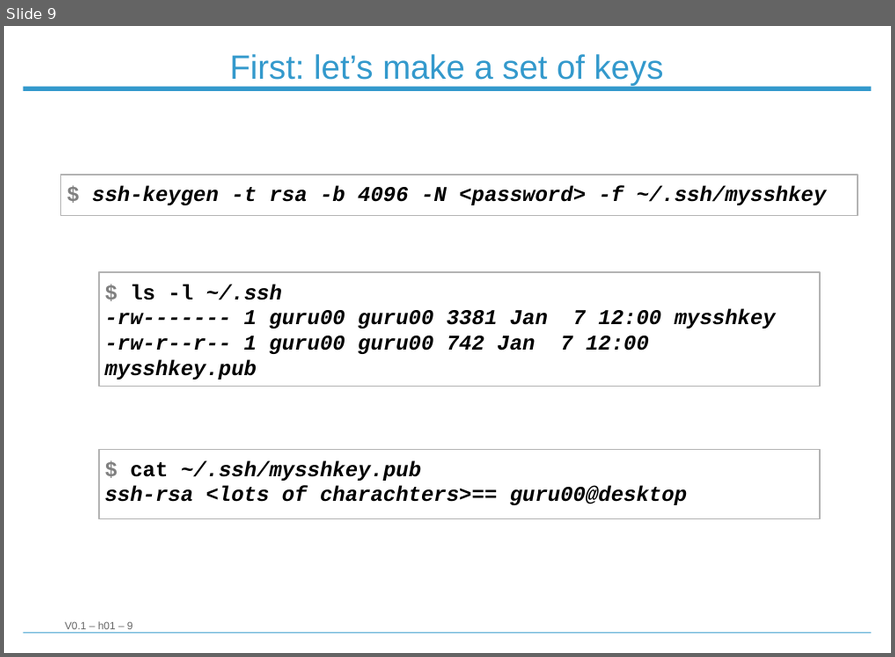
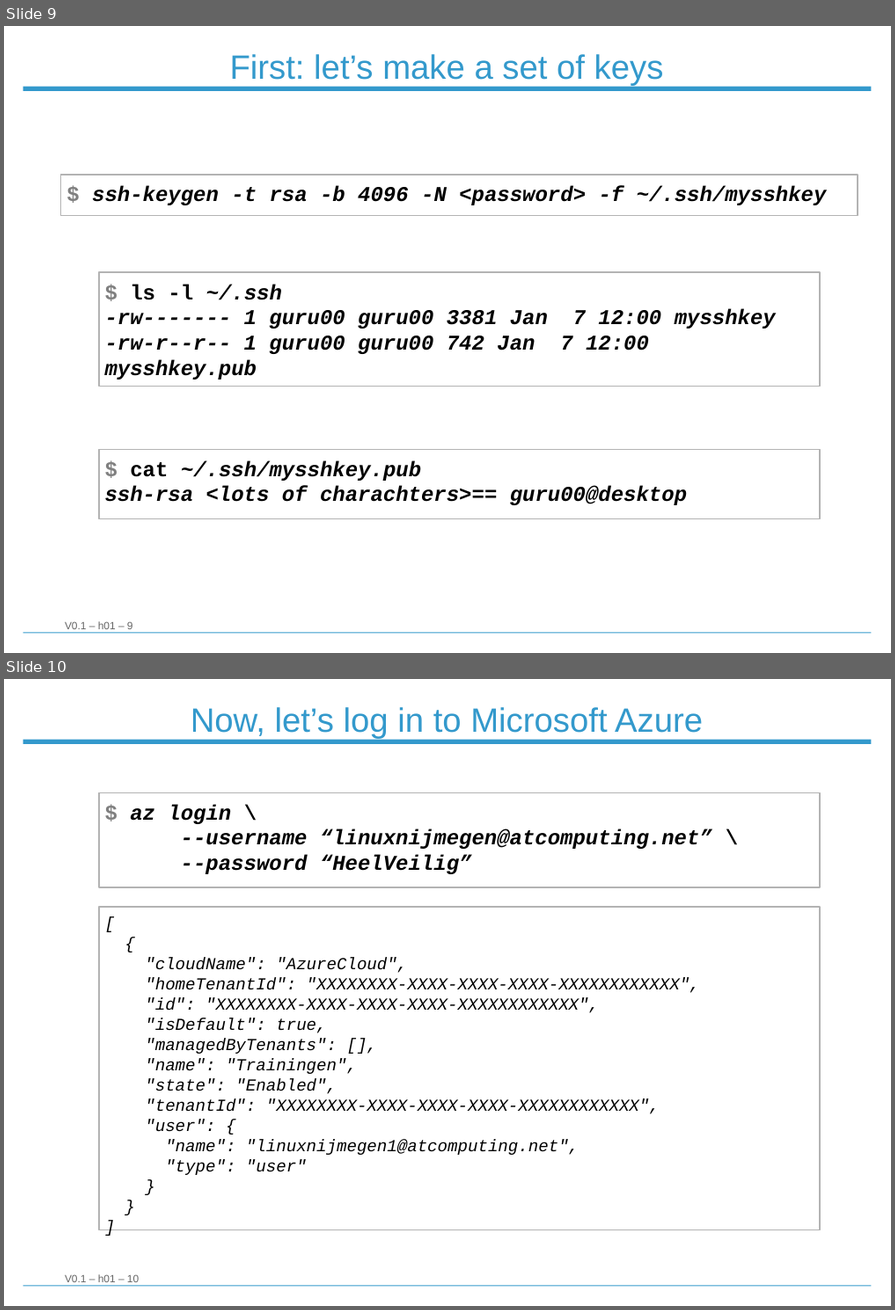
Before and after one commit to Strobodov/workshop_linux_server, a slide deck: Workshop_Linux_Server_101.odp. Shown one above the other, each under a label of ours: slide 9 before the commit, slides 9 and 10 after it. The pictures are 895x657 and 895x1310 pixels, drawn with LibreOffice and Linux fonts; fonts in the diff are those of the drawing; background and template pictures are left out. Boxes give left, top, right and bottom in pixels: in the first picture for what was removed or moved away, otherwise in the second. Text is boxed around its words. In the diff, an @@ line names an element or a change of style, - is before the commit and + after.

```diff
--- a/Workshop_Linux_Server_101.odp
+++ b/Workshop_Linux_Server_101.odp
@@ slide 10 added at [4, 679, 891, 1306], background #FFFFFF; not listed: 3 template elements that a slide beside it also shows @@
@@ title added at [191, 707, 703, 739], 32 pt, text #3399CC @@
+Now, let’s log in to Microsoft Azure
@@ rectangle added at [99, 793, 820, 888], outline #B3B3B3 1.42 pt, 20 pt, text #000000, bold, italic @@
+$ az login \
+--username “linuxnijmegen@atcomputing.net” \
+--password “HeelVeilig”
@@ rectangle added at [99, 907, 820, 1230], outline #B3B3B3 1.42 pt, 16 pt, text #000000, italic @@
+[
+{
+"cloudName": "AzureCloud",
+"homeTenantId": "XXXXXXXX-XXXX-XXXX-XXXX-XXXXXXXXXXXX",
+"id": "XXXXXXXX-XXXX-XXXX-XXXX-XXXXXXXXXXXX",
+"isDefault": true,
+"managedByTenants": [],
+"name": "Trainingen",
+"state": "Enabled",
+"tenantId": "XXXXXXXX-XXXX-XXXX-XXXX-XXXXXXXXXXXX",
+"user": {
+"name": "linuxnijmegen1@atcomputing.net",
+"type": "user"
+}
+}
+]
```
Also in this commit, not shown: 1 slide changed, 1 other file.
